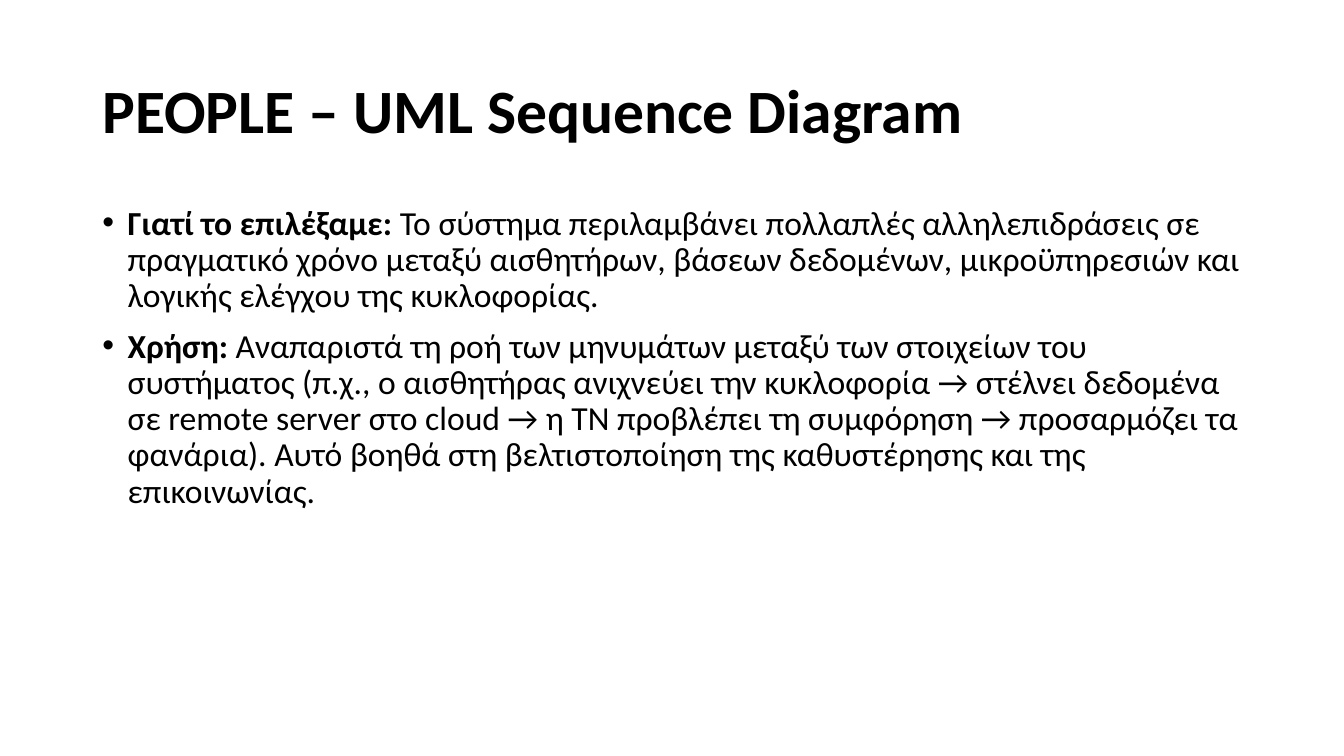
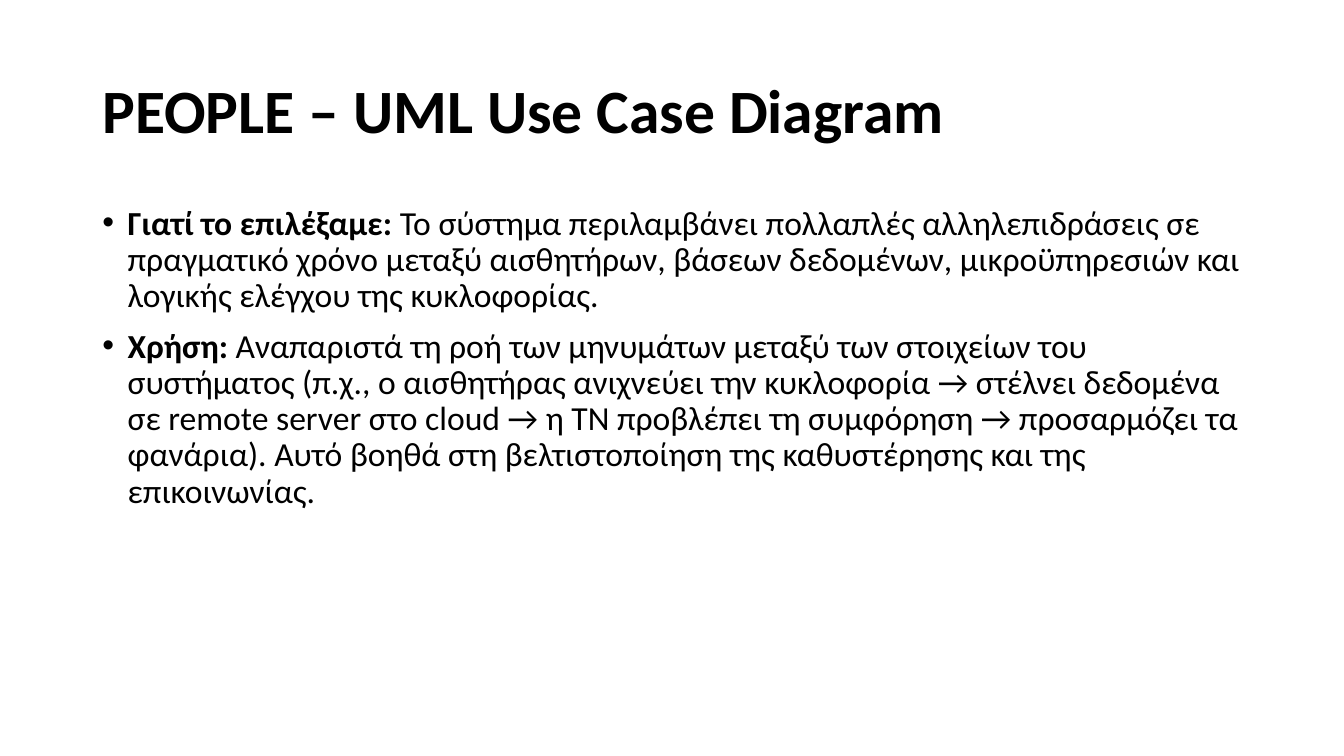
Before and after one commit to Ath21/STL_Drive, a slide deck: slide 44 of Presentation.pptx (slide 46 before the commit). Drawn at 1344x756 pixels with LibreOffice and Linux fonts; fonts in the diff are those of the drawing. Boxes give left, top, right and bottom in pixels: in the first picture for what was removed or moved away, otherwise in the second. Text is boxed around its words. In the diff, an @@ line names an element or a change of style, - is before the commit and + after.

```diff
--- a/Presentation.pptx
+++ b/Presentation.pptx
@@ title at bbox=[102, 89, 943, 144]: text changed @@
-PEOPLE – UML Sequence Diagram
+PEOPLE – UML Use Case Diagram
```
Also in this commit, not shown: 7 other slides changed, 4 slides added, 6 slides removed, 6 other files.
